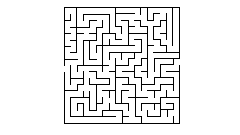
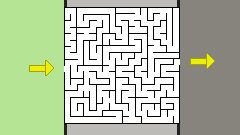
Revision of a layered 240 × 135 image; what changed, layer by layer:
added layer "arrows c" above "arrows o" over [0, 0, 240, 128]
added layer "arrows o" above "maze c" over [0, 0, 240, 128]
added layer "maze c" above "maze o" over [64, 0, 192, 128]
added layer "walls c" above "walls" over [0, 0, 240, 135]
added layer "walls" above "Background" over [0, 0, 192, 135]
